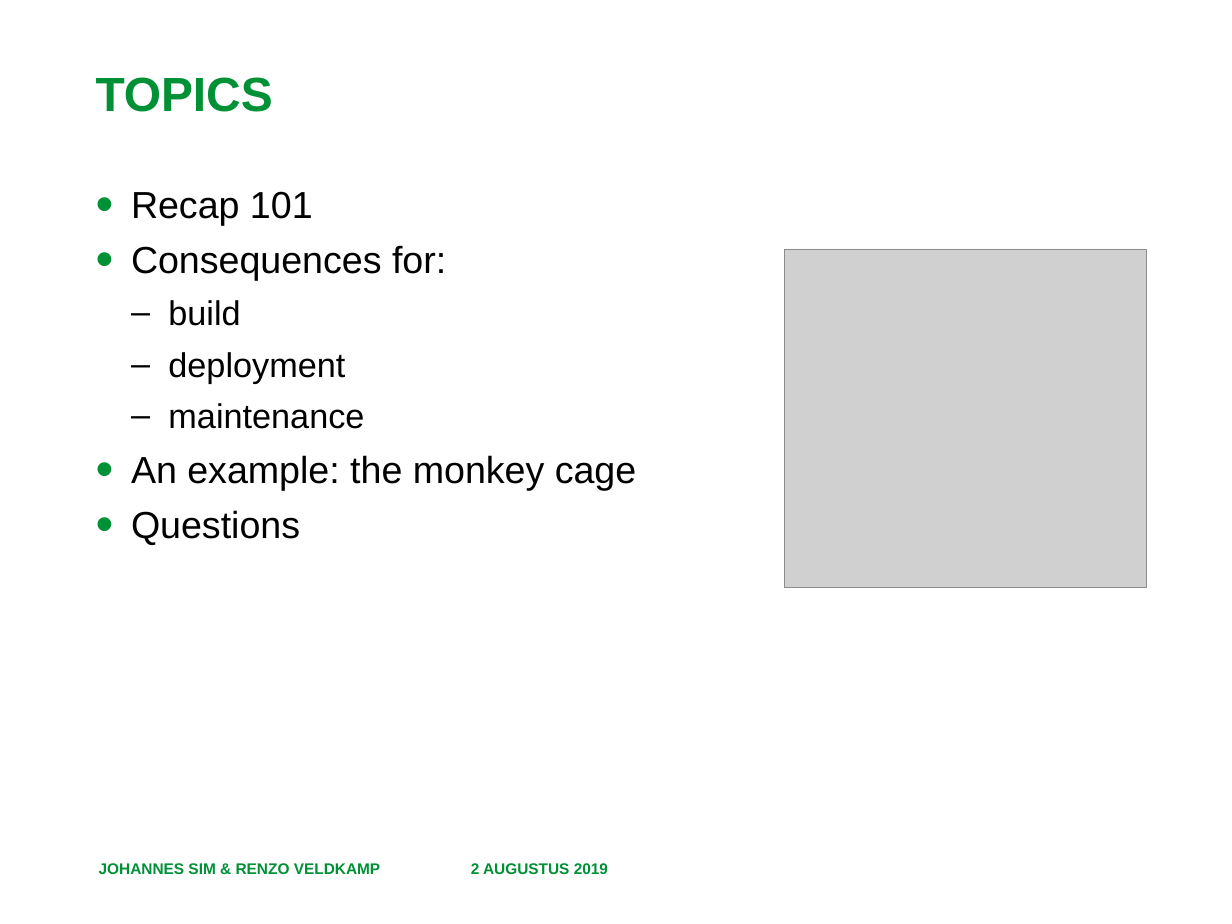
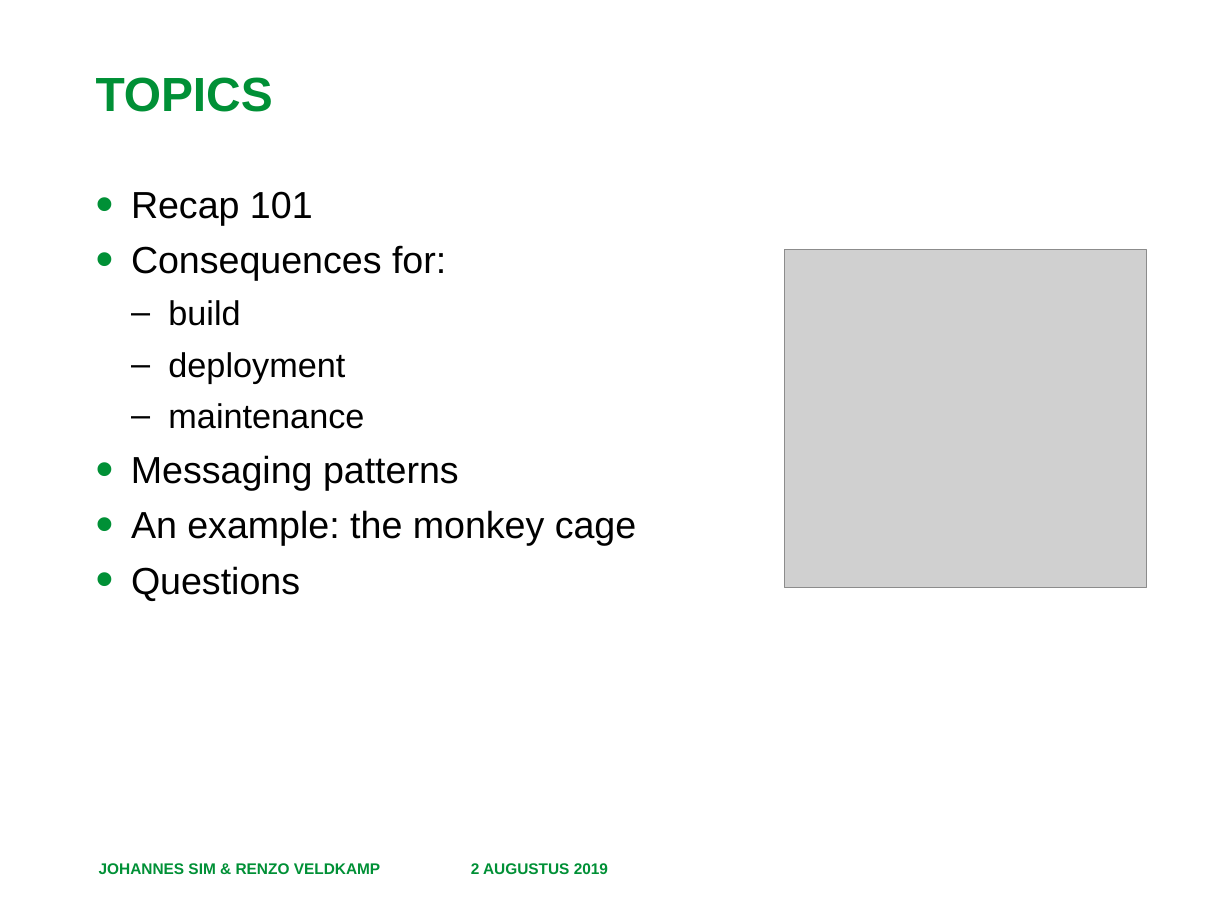
Before and after one commit to RenzoVeldkamp/MicroContainer, a slide deck: slide 2 of Presentatie/Microservices 102 20190802.pptx. Drawn at 1232x924 pixels with LibreOffice and Linux fonts; fonts in the diff are those of the drawing; grey boxes stand for pictures; background and template pictures are left out. Boxes give left, top, right and bottom in pixels: in the first picture for what was removed or moved away, otherwise in the second. Text is boxed around its words. In the diff, an @@ line names an element or a change of style, - is before the commit and + after.

Commit message:
final updates of microservices 102 (msg patterns)

```diff
--- a/Presentatie/Microservices 102 20190802.pptx
+++ b/Presentatie/Microservices 102 20190802.pptx
@@ text at (x1=131, y1=455, x2=459, y2=490): paragraph added @@
+• Messaging patterns
```
Also in this commit, not shown: 1 slide added.
